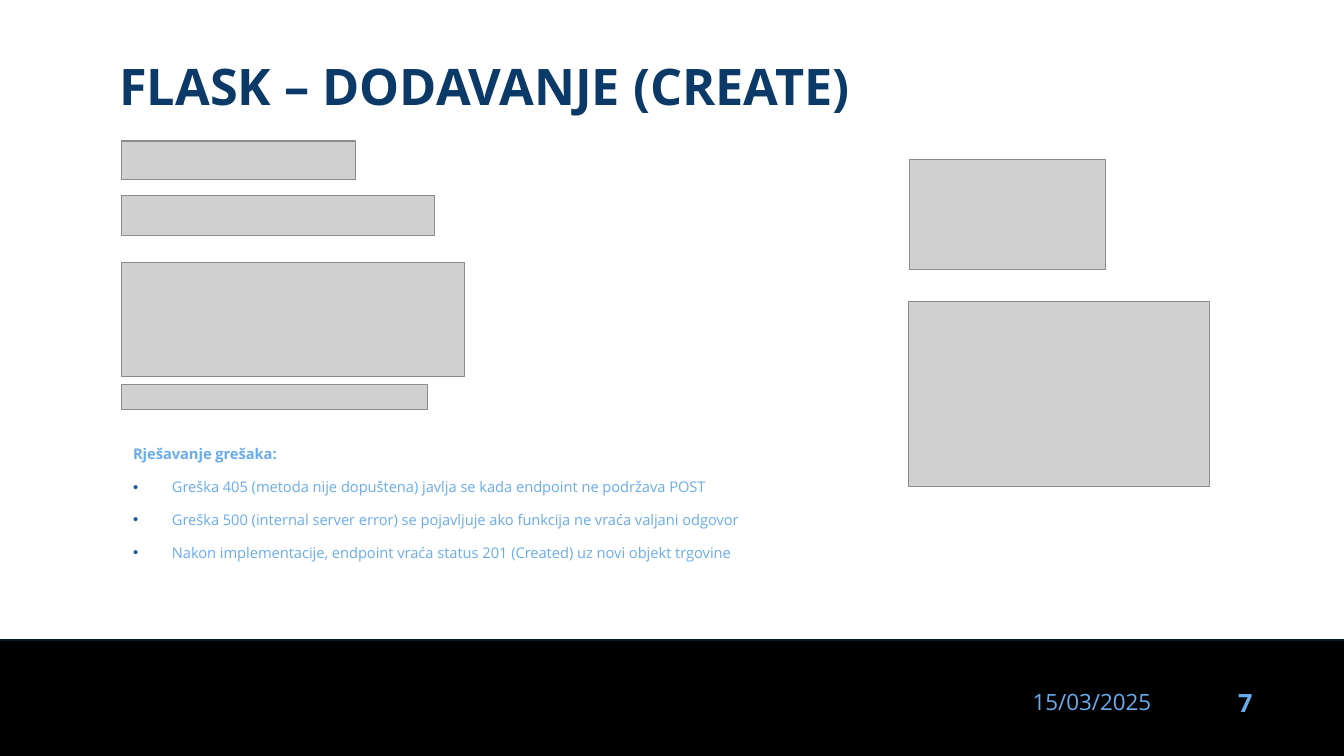
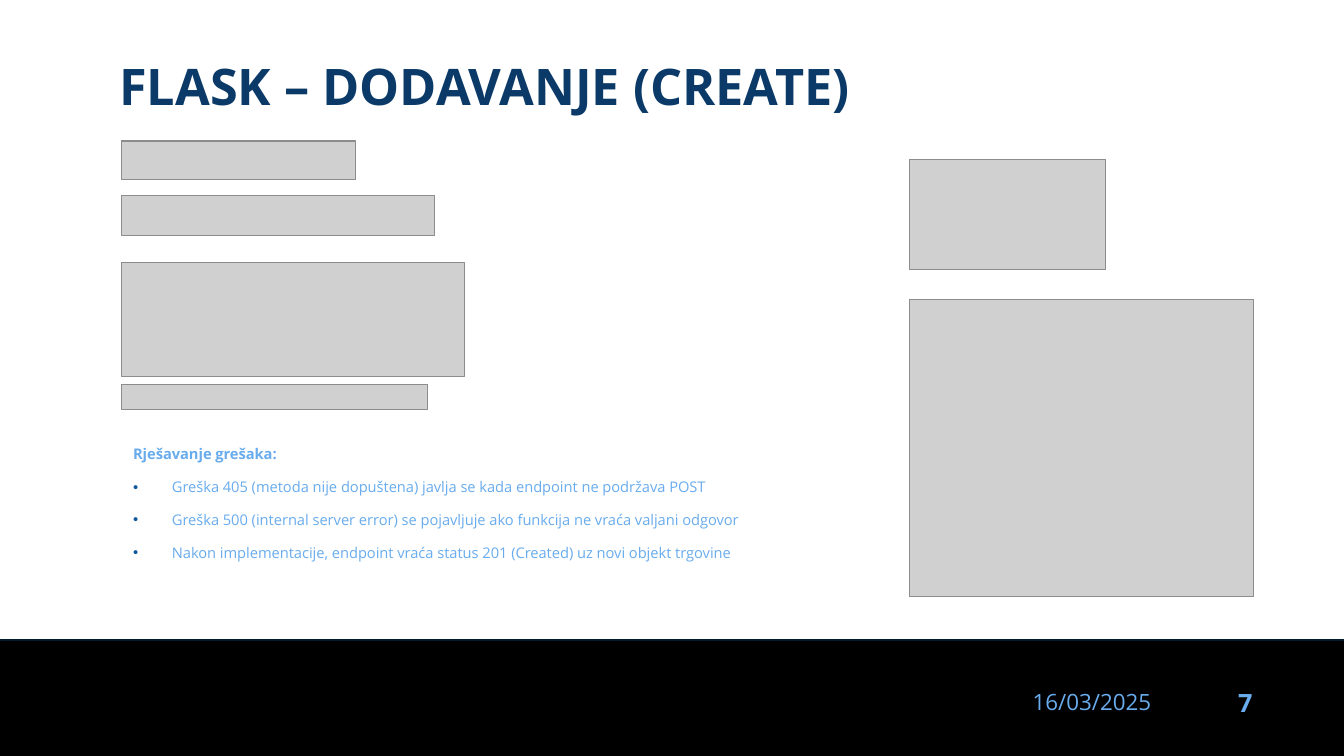
Before and after one commit to dinoDuvnjak/CTK, a slide deck: slide 7 of Bootcamp/flask/flask.pptx. Drawn at 1344x756 pixels with LibreOffice and Linux fonts; fonts in the diff are those of the drawing; grey boxes stand for pictures; background and template pictures are left out. Boxes give left, top, right and bottom in pixels: in the first picture for what was removed or moved away, otherwise in the second. Text is boxed around its words. In the diff, an @@ line names an element or a change of style, - is before the commit and + after.

```diff
--- a/Bootcamp/flask/flask.pptx
+++ b/Bootcamp/flask/flask.pptx
@@ picture: place and size @@
-picture at (909,301,1210,486)
+picture at (910,299,1254,597)
@@ text at (1033,693,1151,711): text changed @@
-15/03/2025
+16/03/2025
```
Also in this commit, not shown: 8 other slides changed, 3 slides added, 2 slides removed, 5 other files.
